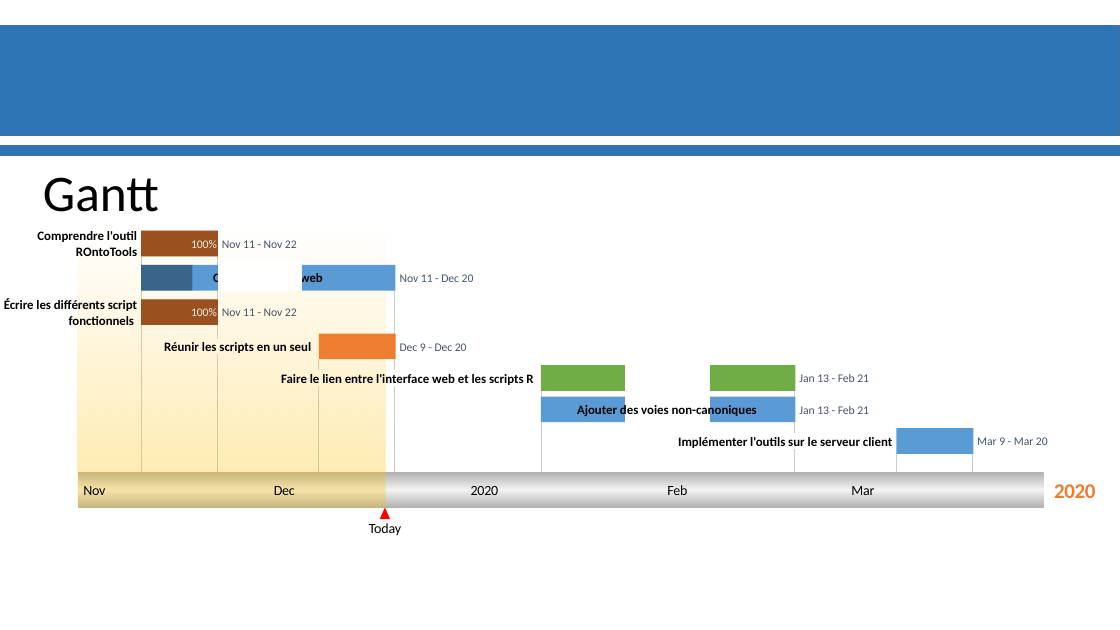
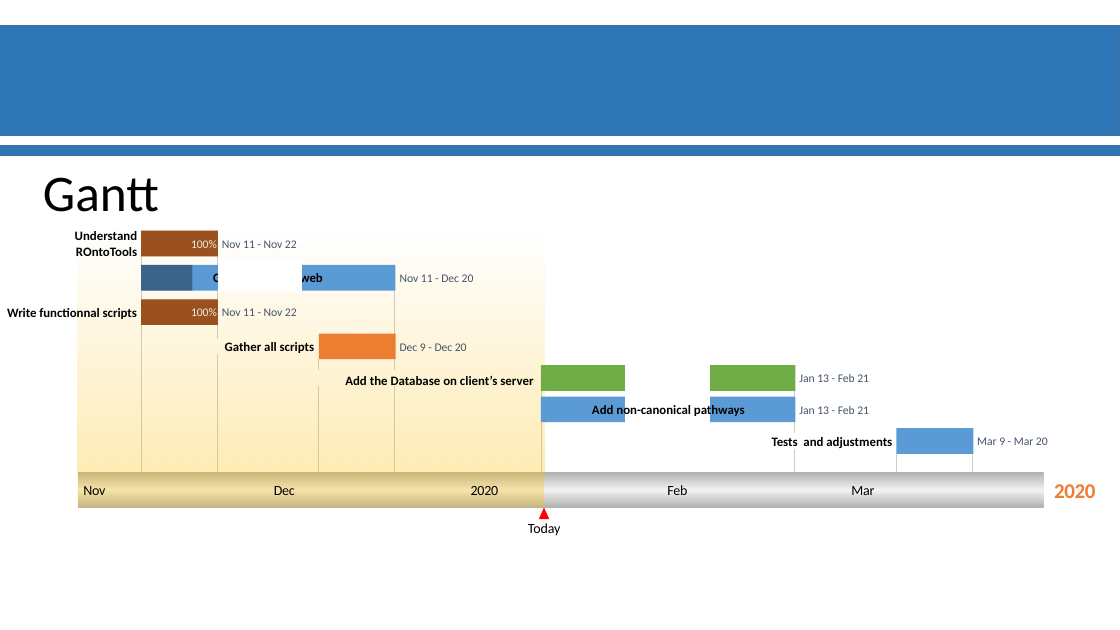
Before and after one commit to Ylefol/projet-INSERM_V5, a slide deck: slide 13 of Slides/Diapos_Suivit_projet.pptx (slide 12 before the commit). Drawn at 1120x630 pixels with LibreOffice and Linux fonts; fonts in the diff are those of the drawing; background and template pictures are left out. Boxes give left, top, right and bottom in pixels: in the first picture for what was removed or moved away, otherwise in the second. Text is boxed around its words. In the diff, an @@ line names an element or a change of style, - is before the commit and + after.

```diff
--- a/Slides/Diapos_Suivit_projet.pptx
+++ b/Slides/Diapos_Suivit_projet.pptx
@@ text at [75,231,138,256]: text changed @@
-Comprendre l'outil ROntoTools
+Understand ROntoTools
@@ rectangle: place and size @@
-rectangle at [77,228,386,472]
+rectangle at [77,228,544,472]
@@ text at [7,308,137,319]: text changed @@
-Écrire les différents script fonctionnels
+Write functionnal scripts
@@ text at [225,342,314,353]: text changed @@
-Réunir les scripts en un seul
+Gather all scripts
@@ text at [345,376,533,389]: text changed @@
-Faire le lien entre l'interface web et les scripts R
+Add the Database on client’s server
@@ text at [592,403,745,418]: text changed @@
-Ajouter des voies non-canoniques
+Add non-canonical pathways
@@ text at [772,437,892,450]: text changed @@
-Implémenter l'outils sur le serveur client
+Tests and adjustments
@@ rectangle: place and size @@
-rectangle at [77,472,386,507]
+rectangle at [77,472,544,507]
@@ triangle: place and size @@
-triangle at [380,507,390,519]
+triangle at [539,507,549,519]
@@ text "Today": place and size @@
-text "Today" at [369,523,402,536]
+text "Today" at [528,523,561,536]
```
Also in this commit, not shown: 3 other slides changed, 2 slides added.
